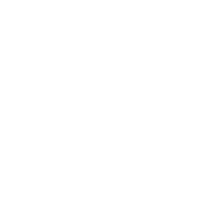
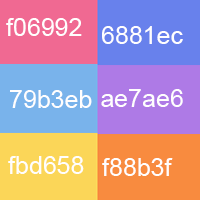
Layers edited between the first and the second 200px x 200px image:
added layer "6881ec" above "ae7ae6" over <box>102,26,183,44</box>
added layer "ae7ae6" above "f88b3f" over <box>101,89,183,107</box>
added layer "f88b3f" above "fbd658" over <box>102,158,173,176</box>
added layer "fbd658" above "79b3eb" over <box>8,156,84,174</box>
added layer "79b3eb" above "f06992" over <box>10,90,92,108</box>
added layer "f06992" above "Calque 35" over <box>6,18,82,36</box>
showed "Calque 35", painted on it over <box>0,0,200,200</box>
